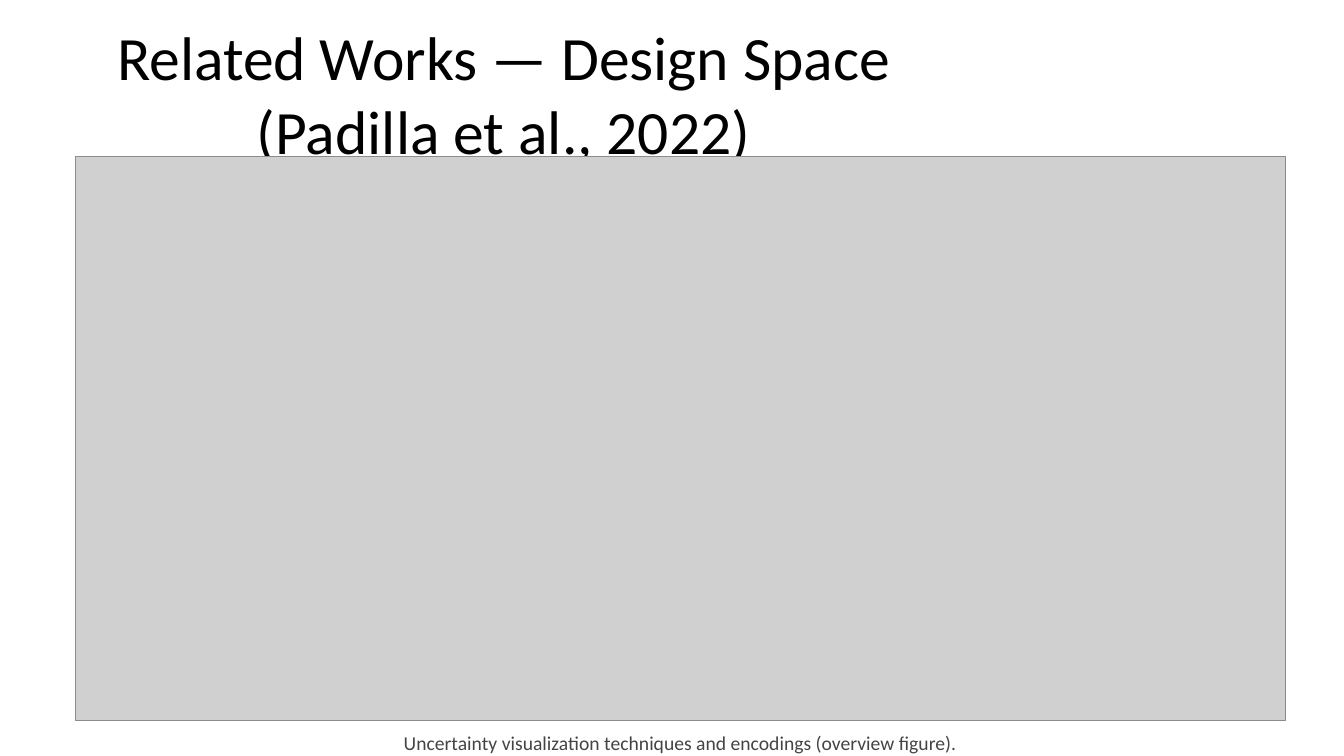
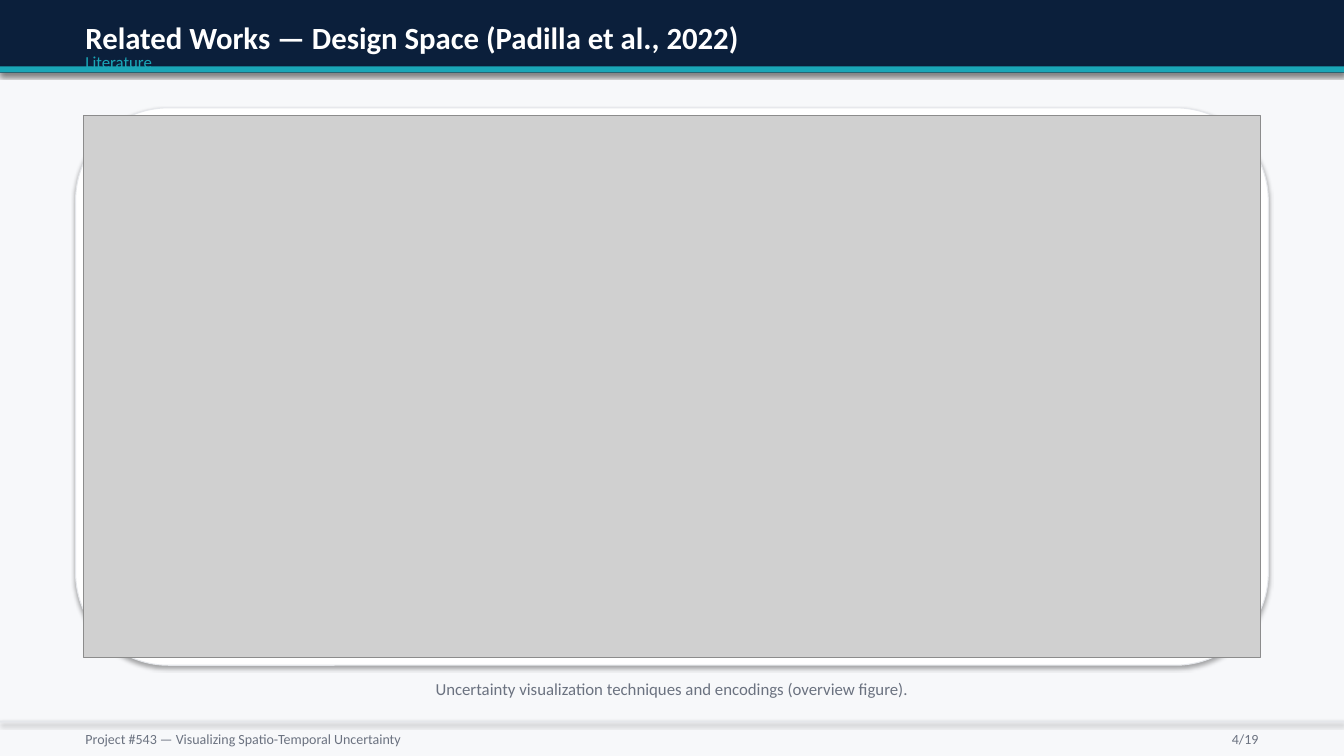
Before and after one commit to mufasa-349/GRAD-Project-Proposal-Presentation, a slide deck: slide 4 of out/Project_543_Uncertainty_Visualization.pptx. Drawn at 1344x756 pixels with LibreOffice and Linux fonts; fonts in the diff are those of the drawing; grey boxes stand for pictures. Boxes give left, top, right and bottom in pixels: in the first picture for what was removed or moved away, otherwise in the second. Text is boxed around its words. In the diff, an @@ line names an element or a change of style, - is before the commit and + after.

Commit message:
design exists, not as expected, will  be manually edited

```diff
--- a/out/Project_543_Uncertainty_Visualization.pptx
+++ b/out/Project_543_Uncertainty_Visualization.pptx
@@ background #FFFFFF to #F7F8FA @@
@@ rectangle added at [0,0,1344,73], fill #0B1F3B @@
@@ text "Related Works — Design Space ...": place and size @@
-text "Related Works — Design Space ..." at [117,37,890,169]
+text "Related Works — Design Space ..." at [85,26,739,58]
@@ text "Related Works — Design Space ..." at [85,26,739,58]: size 44 to 22 pt, text colour #000000 to #FFFFFF, bold on; alignment centre to left; vertical alignment middle to top @@
@@ text added at [85,57,151,72], 12 pt, text #1AA6B7 @@
+Literature
@@ rectangle added at [0,67,1344,73], fill #1AA6B7 @@
@@ rounded rectangle added at [76,108,1268,665], fill #FFFFFF, outline #E5E7EB 0.75 pt @@
@@ picture: place and size @@
-picture at [76,156,1286,721]
+picture at [84,116,1260,657]
@@ text "Uncertainty visualization techniques and encodings ...": place and size @@
-text "Uncertainty visualization techniques and encodings ..." at [404,736,956,754]
+text "Uncertainty visualization techniques and encodings ..." at [436,683,908,698]
@@ text "Uncertainty visualization techniques and encodings ..." at [436,683,908,698]: size 14 to 12 pt, text colour #444444 to #6B7280 @@
@@ rectangle added at [0,721,1344,723], fill #E5E7EB @@
@@ text added at [85,734,401,747], 10 pt, text #6B7280 @@
+Project #543 — Visualizing Spatio-Temporal Uncertainty
@@ text added at [1232,734,1259,745], 10 pt, text #6B7280 @@
+4/19
```
Also in this commit, not shown: 17 other slides changed, 1 slide added, 1 slide removed, 1 other file.
